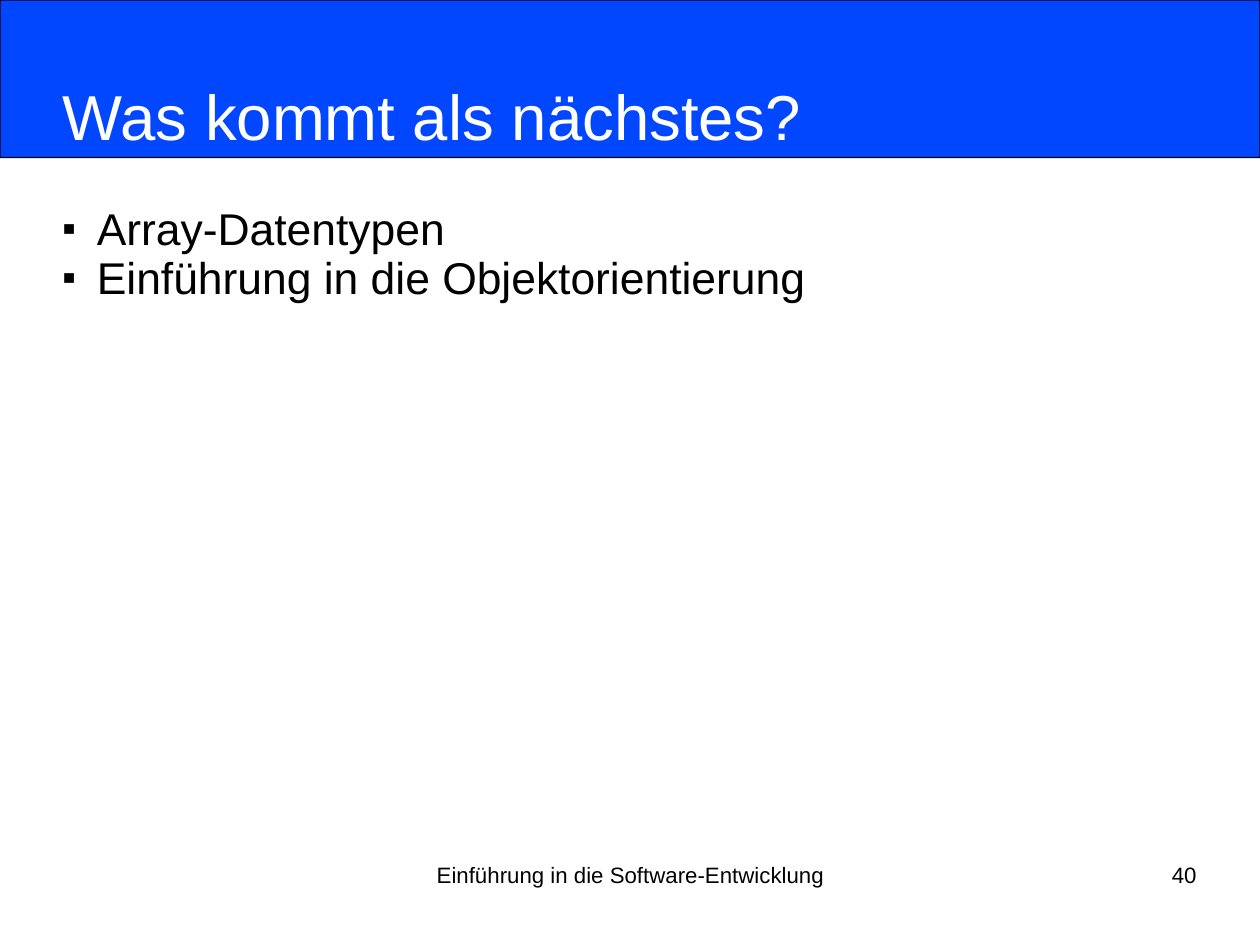
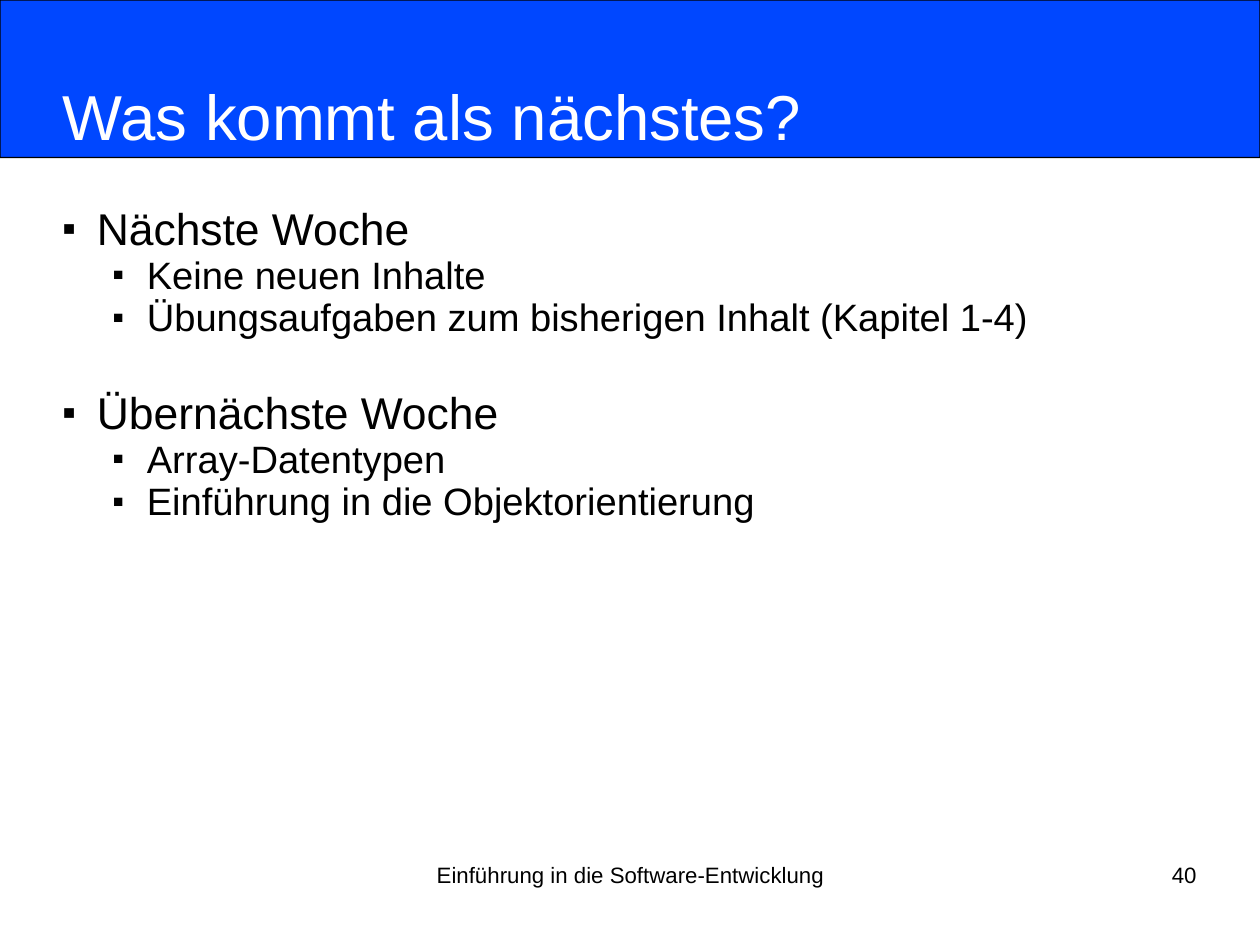
Before and after one commit to nordakademie-einfuehrung-java/vorlesungsskript, a slide deck: slide 40 of folien/Semester_03_Termin_04_Kapitel04.pptx. Drawn at 1260x945 pixels with LibreOffice and Linux fonts; fonts in the diff are those of the drawing. Boxes give left, top, right and bottom in pixels: in the first picture for what was removed or moved away, otherwise in the second. Text is boxed around its words. In the diff, an @@ line names an element or a change of style, - is before the commit and + after.

Commit message:
'Was kommt als nächstes?' ergänzt

```diff
--- a/folien/Semester_03_Termin_04_Kapitel04.pptx
+++ b/folien/Semester_03_Termin_04_Kapitel04.pptx
@@ subtitle at [97, 212, 1028, 430]: paragraphs added @@
+■ Nächste Woche
+  ■ Keine neuen Inhalte
+  ■ Übungsaufgaben zum bisherigen Inhalt (Kapitel 1-4)
+■ Übernächste Woche
@@ subtitle at [147, 446, 754, 523]: size 28 to 24 pt in "Array-Datentypen", "Einführung in die Objektorientierung"; list level 1 to 2 in "Array-Datentypen"; list level 1 to 2 in "Einführung in die Objektorientierung" @@
```
